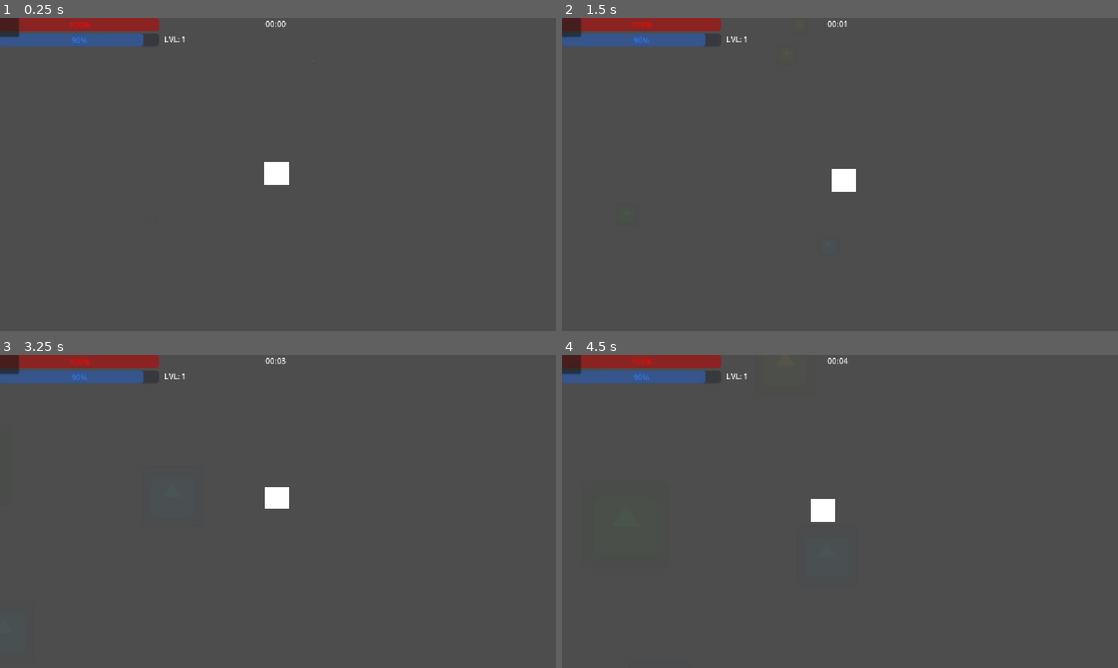
Above: before the commit, frames 1-4 (two rows, left to right).
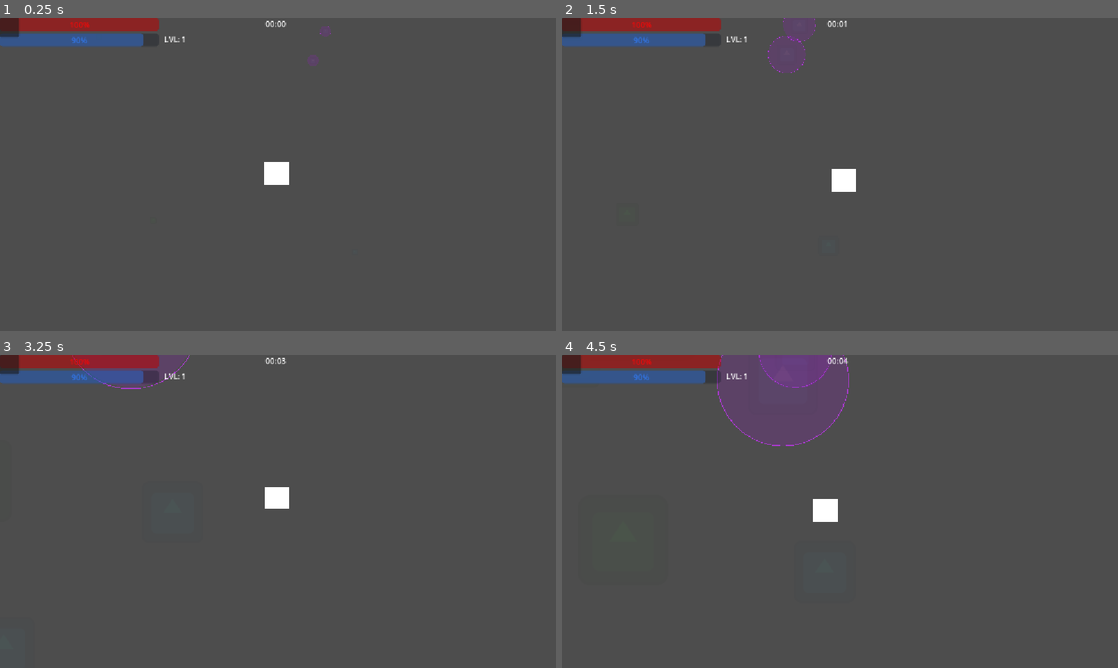
Above: after the commit, the same moments.

Repository: StickLick/Beta_Godot
Game: Godot game, scene res://Assets/Scenes/Main.tscn
Two runs of this game, one before a commit and one after it. Both use one fixed random seed, a clock stepped at 60 frames per second and the inputs below. The engine's default icon, where the game draws it, is replaced by a stand-in: a white triangle on a blue panel in a dark square.
Inputs:
- Up to frame 1 (0.25 s): no input
- Up to frame 2 (1.5 s): tap Enter at 0.5 s; hold D (move_right) 0.53-1.28 s; hold S (move_down) from 1.28 s (still down)
- Up to frame 3 (3.25 s): release S (move_down) at 2.03 s; hold D (move_right) 2.03-2.78 s; hold W (move_up) from 2.78 s (still down)
- Up to frame 4 (4.5 s): release W (move_up) at 3.53 s; hold A (move_left) from 3.53 s (still down)

The runs differ from the first frame. In frame 1, 0.1% of the frame differs, in the area x 55-60%, y 2-16%; in frame 2, 1.0%; in frame 3, 0.4%; in frame 4, 5.1%, in the area x 27-52%, y 0-54%.

Commit message:
Update zone.gd

Diff:
--- a/scripts/zone.gd
+++ b/scripts/zone.gd
@@ -1,3 +1,113 @@
+#class_name Zone extends Area2D
+#
+## --- Состояния жизненного цикла ---
+#enum ZoneState { SPAWN, GROWTH, ACTIVE, DECAY, DESPAWN }
+#
+## --- Свойства зоны по архитектуре LEGION ---
+#@export_group("LEGION Properties")
+#@export_enum("Acceleration", "Stabilization", "Pressure", "Flux") var zone_type: String = "Acceleration"
+#@export var zone_mass: float = 100.0
+#@export var core_radius: float = 120.0
+#@export var soft_influence_radius: float = 250.0
+#@export var dominance: float = 1.0
+#@export var growth_rate: float = 15.0
+#@export var absorb_rate: float = 5.0
+#
+## --- Ресурсы (Новое) ---
+#@export var resource_scene: PackedScene
+#@export var base_spawn_cooldown: float = 4.0
+#var _spawn_timer: float = 0.0
+#
+#var local_influence_multiplier: float = 1.0
+#var current_state: ZoneState = ZoneState.SPAWN
+#var _state_timer: float = 0.0
+#
+#const SPAWN_DURATION: float = 1.0
+#const GROWTH_DURATION: float = 2.0
+#const ACTIVE_DURATION: float = 10.0
+#const DECAY_DURATION: float = 4.0
+#
+#@onready var collision_shape: CollisionShape2D = $CollisionShape2D
+#
+#func _ready() -> void:
+    #add_to_group("zones")
+    #body_entered.connect(_on_body_entered)
+    #body_exited.connect(_on_body_exited)
+    #_setup_visuals()
+    #_setup_collision_radius()
+#
+#func _process(delta: float) -> void:
+    #_update_lifecycle(delta)
+    #_handle_resource_spawning(delta)
+#
+## --- Логика ресурсов ---
+#func _handle_resource_spawning(delta: float) -> void:
+    #if zone_type == "Stabilization" and current_state == ZoneState.ACTIVE and resource_scene:
+        #var dynamic_cooldown: float = base_spawn_cooldown / clamp(dominance, 0.2, 5.0)
+        #_spawn_timer += delta
+        #if _spawn_timer >= dynamic_cooldown:
+            #_spawn_timer = 0.0
+            #_spawn_resource()
+#
+#func _spawn_resource() -> void:
+    #var resource_instance: Node2D = resource_scene.instantiate() as Node2D
+    #var angle: float = randf() * TAU
+    #var distance: float = randf() * core_radius
+    #resource_instance.global_position = global_position + Vector2(cos(angle), sin(angle)) * distance
+    #get_parent().add_child(resource_instance)
+#
+## --- Логика влияния ---
+#func get_influence_factor(player_pos: Vector2) -> float:
+    #var distance: float = global_position.distance_to(player_pos)
+    #return clamp(1.0 - (distance / (core_radius * dominance)), 0.0, 1.0)
+#
+## --- Визуализация и жизненный цикл ---
+#func _setup_visuals() -> void:
+    #match zone_type:
+        #"Acceleration": modulate = Color.CYAN
+        #"Stabilization": modulate = Color.GREEN
+        #"Pressure": modulate = Color.RED
+        #"Flux": modulate = Color.YELLOW
+#
+#func _update_lifecycle(delta: float) -> void:
+    #_state_timer += delta
+    #var lifecycle_scale: float = 1.0
+    #match current_state:
+        #ZoneState.SPAWN:
+            #lifecycle_scale = 0.1
+            #if _state_timer >= SPAWN_DURATION: _transition_to(ZoneState.GROWTH)
+        #ZoneState.GROWTH:
+            #lifecycle_scale = lerp(0.1, 1.0, _state_timer / GROWTH_DURATION)
+            #if _state_timer >= GROWTH_DURATION: _transition_to(ZoneState.ACTIVE)
+        #ZoneState.ACTIVE:
+            #lifecycle_scale = 1.0
+            #if _state_timer >= ACTIVE_DURATION: _transition_to(ZoneState.DECAY)
+        #ZoneState.DECAY:
+            #lifecycle_scale = lerp(1.0, 0.0, _state_timer / DECAY_DURATION)
+            #modulate.a = lerp(1.0, 0.0, _state_timer / DECAY_DURATION)
+            #if _state_timer >= DECAY_DURATION: _transition_to(ZoneState.DESPAWN)
+        #ZoneState.DESPAWN:
+            #queue_free()
+            #return
+    #scale = Vector2.ONE * (lifecycle_scale * dominance)
+#
+#func _transition_to(new_state: ZoneState) -> void:
+    #current_state = new_state
+    #_state_timer = 0.0
+#
+#func _setup_collision_radius() -> void:
+    #if collision_shape and collision_shape.shape is CircleShape2D:
+        #collision_shape.shape = collision_shape.shape.duplicate() as CircleShape2D
+        #(collision_shape.shape as CircleShape2D).radius = core_radius
+#
+#func _on_body_entered(body: Node2D) -> void:
+    #if body.has_method("register_zone"): body.call("register_zone", self)
+#
+#func _on_body_exited(body: Node2D) -> void:
+    #if body.has_method("unregister_zone"): body.call("unregister_zone", self)
+#
+
+
 class_name Zone extends Area2D
 
 # --- Состояния жизненного цикла ---
@@ -13,7 +123,7 @@
 @export var growth_rate: float = 15.0
 @export var absorb_rate: float = 5.0
 
-# --- Ресурсы (Новое) ---
+# --- Ресурсы ---
 @export var resource_scene: PackedScene
 @export var base_spawn_cooldown: float = 4.0
 var _spawn_timer: float = 0.0
@@ -39,6 +149,8 @@
 func _process(delta: float) -> void:
     _update_lifecycle(delta)
     _handle_resource_spawning(delta)
+    # Перерисовываем каждый кадр для плавной анимации пульсации и дрожания Flux-зоны
+    queue_redraw()
 
 # --- Логика ресурсов ---
 func _handle_resource_spawning(delta: float) -> void:
@@ -59,7 +171,10 @@
 # --- Логика влияния ---
 func get_influence_factor(player_pos: Vector2) -> float:
     var distance: float = global_position.distance_to(player_pos)
-    return clamp(1.0 - (distance / (core_radius * dominance)), 0.0, 1.0)
+    var current_radius: float = core_radius * scale.x
+    if current_radius <= 0.0:
+        return 0.0
+    return clampf(1.0 - (distance / current_radius), 0.0, 1.0)
 
 # --- Визуализация и жизненный цикл ---
 func _setup_visuals() -> void:
@@ -67,7 +182,7 @@
         "Acceleration": modulate = Color.CYAN
         "Stabilization": modulate = Color.GREEN
         "Pressure": modulate = Color.RED
-        "Flux": modulate = Color.YELLOW
+        "Flux": modulate = Color.WHITE # Белый модулятор, чтобы не перебивать цвета в _draw()
 
 func _update_lifecycle(delta: float) -> void:
     _state_timer += delta
@@ -81,6 +196,13 @@
             if _state_timer >= GROWTH_DURATION: _transition_to(ZoneState.ACTIVE)
         ZoneState.ACTIVE:
             lifecycle_scale = 1.0
+
+            # Уникальное поведение для FLUX зоны в активном состоянии
+            if zone_type == "Flux":
+                # Хаотичное изменение dominance каждый кадр
+                dominance += randf_range(-0.1, 0.1) * delta
+                dominance = clampf(dominance, 0.5, 1.5)
+
             if _state_timer >= ACTIVE_DURATION: _transition_to(ZoneState.DECAY)
         ZoneState.DECAY:
             lifecycle_scale = lerp(1.0, 0.0, _state_timer / DECAY_DURATION)
@@ -89,7 +211,13 @@
         ZoneState.DESPAWN:
             queue_free()
             return
-    scale = Vector2.ONE * (lifecycle_scale * dominance)
+
+    # Рассчитываем пульсацию для Flux зоны
+    var pulse: float = 1.0
+    if zone_type == "Flux" and current_state == ZoneState.ACTIVE:
+        pulse = 1.0 + sin(_state_timer * 5.0) * 0.15
+
+    scale = Vector2.ONE * (lifecycle_scale * dominance * pulse)
 
 func _transition_to(new_state: ZoneState) -> void:
     current_state = new_state
@@ -100,6 +228,16 @@
         collision_shape.shape = collision_shape.shape.duplicate() as CircleShape2D
         (collision_shape.shape as CircleShape2D).radius = core_radius
 
+func _draw() -> void:
+    # Отрисовка уникальных визуальных эффектов для Flux зоны
+    if zone_type == "Flux":
+        # Внутренняя полупрозрачная фиолетовая область
+        draw_circle(Vector2.ZERO, core_radius, Color(0.6, 0.1, 0.8, 0.2))
+
+        # Внешнее тонкое дрожащее кольцо
+        var jitter_radius: float = core_radius * (1.0 + randf_range(-0.03, 0.03))
+        draw_arc(Vector2.ZERO, jitter_radius, 0.0, TAU, 64, Color(0.8, 0.2, 1.0, 0.7), 1.5)
+
 func _on_body_entered(body: Node2D) -> void:
     if body.has_method("register_zone"): body.call("register_zone", self)
 
